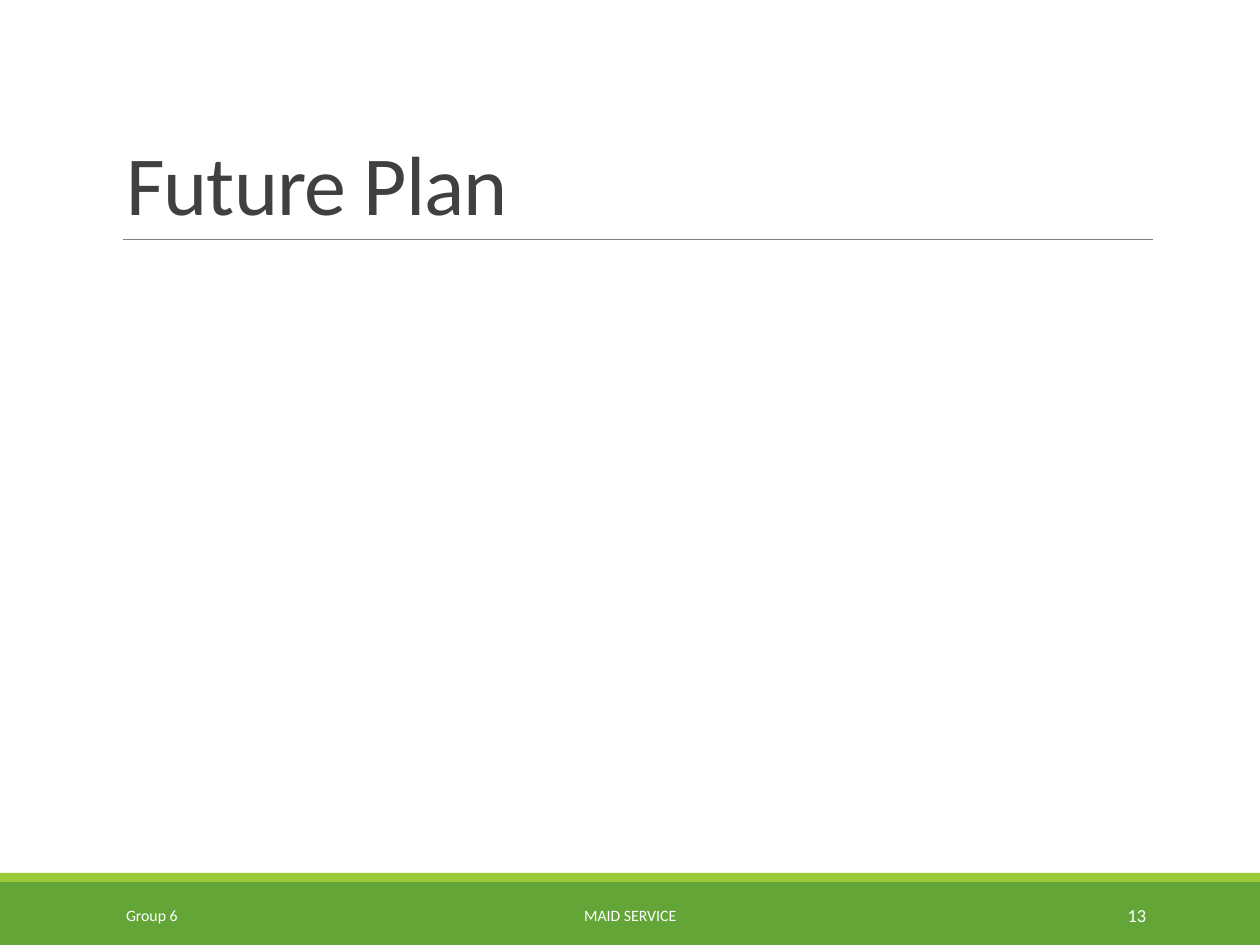
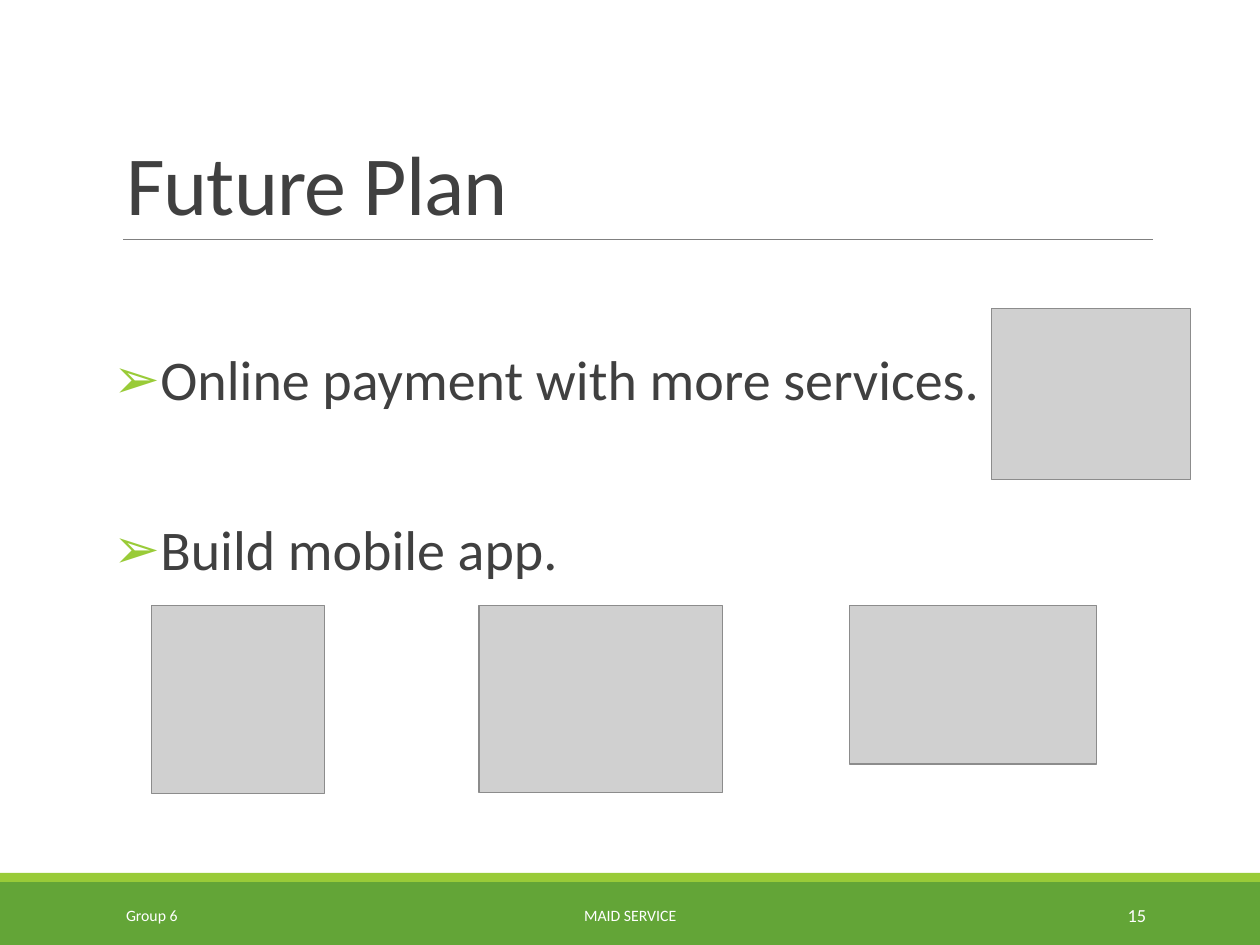
Before and after one commit to TuanBT/ms-website, a slide deck: slide 15 of Presentation/MS_Slide.pptx (slide 13 before the commit). Drawn at 1260x945 pixels with LibreOffice and Linux fonts; fonts in the diff are those of the drawing; grey boxes stand for pictures. Boxes give left, top, right and bottom in pixels: in the first picture for what was removed or moved away, otherwise in the second. Text is boxed around its words. In the diff, an @@ line names an element or a change of style, - is before the commit and + after.

```diff
--- a/Presentation/MS_Slide.pptx
+++ b/Presentation/MS_Slide.pptx
@@ picture added at bbox=[992, 309, 1191, 479] @@
@@ text added at bbox=[160, 361, 978, 579], 32 pt, text #404040 @@
+➢ Online payment with more services.
+➢ Build mobile app.
@@ picture added at bbox=[151, 605, 325, 793] @@
@@ picture added at bbox=[479, 605, 722, 793] @@
@@ picture added at bbox=[849, 605, 1096, 764] @@
@@ page number at bbox=[1128, 910, 1147, 922]: text changed @@
-13
+15
```
Also in this commit, not shown: 9 other slides changed, 3 slides added, 1 slide removed.
